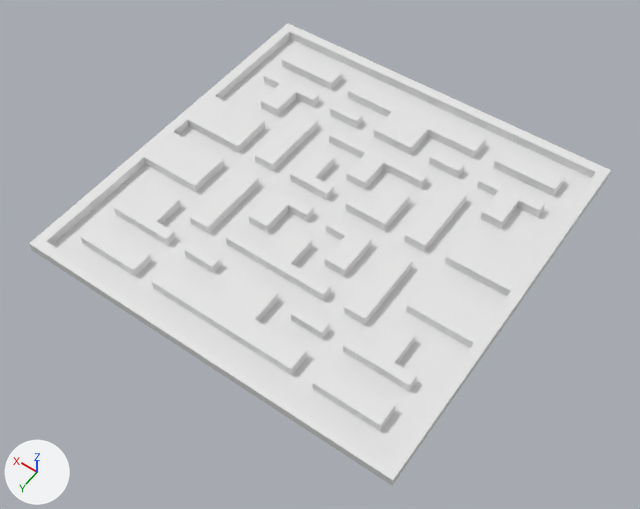
Before and after pictures for a commit that changed the Blender file PacMan Game/Assets/Map/Maze.blend.
The view is the same before and after, from a camera (50 mm lens) standing at (-159.0, 231.0, 326.0) and looking at (-6.0, 17.0, -11.0). Arrows for +X, +Y and +Z are at lower left; the lights stay in place.
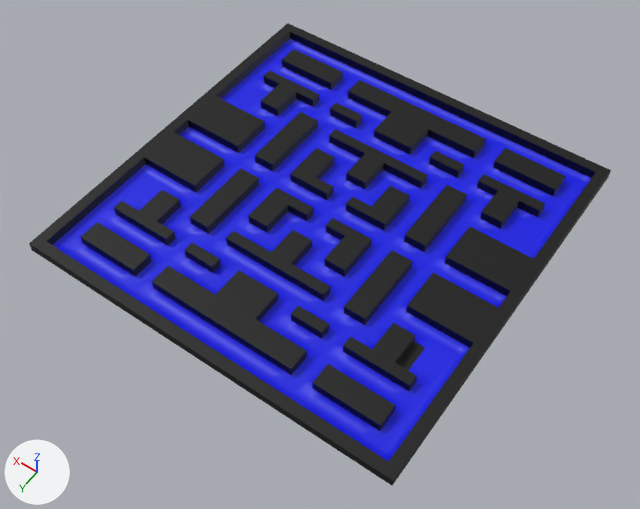
What differs and where, as boxes [x1, y1, x2, y2] in the pictures (640 x 509 px):
part 1 of me_plane_001, recoloured (white to black)
    both: [29, 23, 611, 485]
part 2 of me_plane_001, recoloured (white to blue)
    both: [53, 39, 591, 461]

What the commit changed:
Material 'blue' (mat_blue) is new.
Its base color is (0.0, 0.00402, 0.8) (blue #000de7).
Material 'black' (mat_black) is new.
Its base color is (0.0, 0.0, 0.0) (black #000000).
me_plane_001 has 2241 vertices, 2168 faces and spans x -1.0..1.0, y -1.0..1.0, z 0.0..0.05.
me_plane_001 is used by ob_plane; location (0.0, 0.0, 0.0); scale (100.0, 100.0, 100.0).
me_plane_001 part 1: 1423 of the faces centred in x -1.0..1.0, y -1.0..1.0, z 0.0..0.05 switch from no material to mat_black (black #000000).
me_plane_001 part 2: 745 of the faces centred in x -0.92..0.92, y -0.92..0.92, z 0.0..0.02 switch from no material to mat_blue (blue #000de7).
